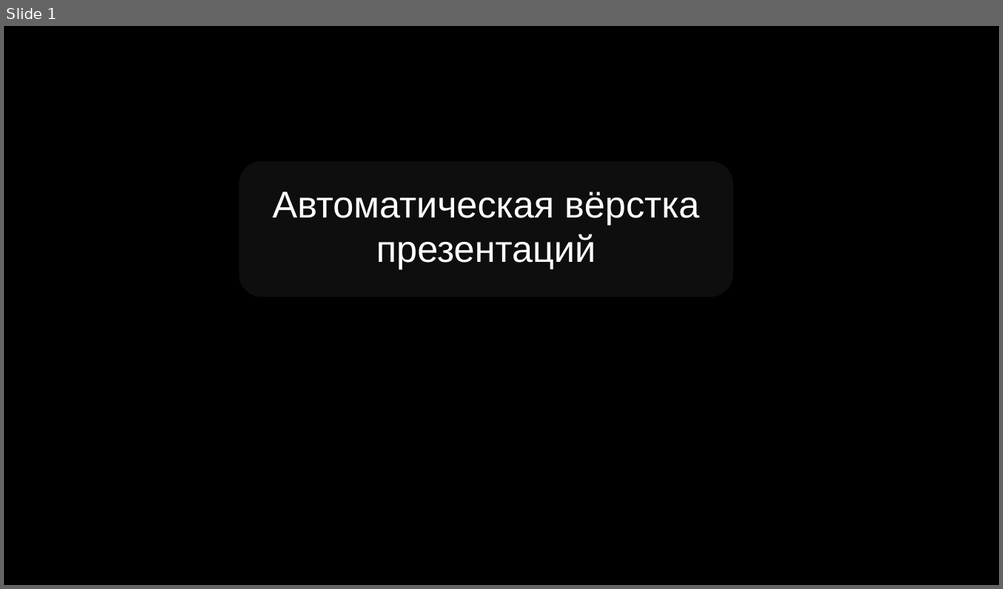
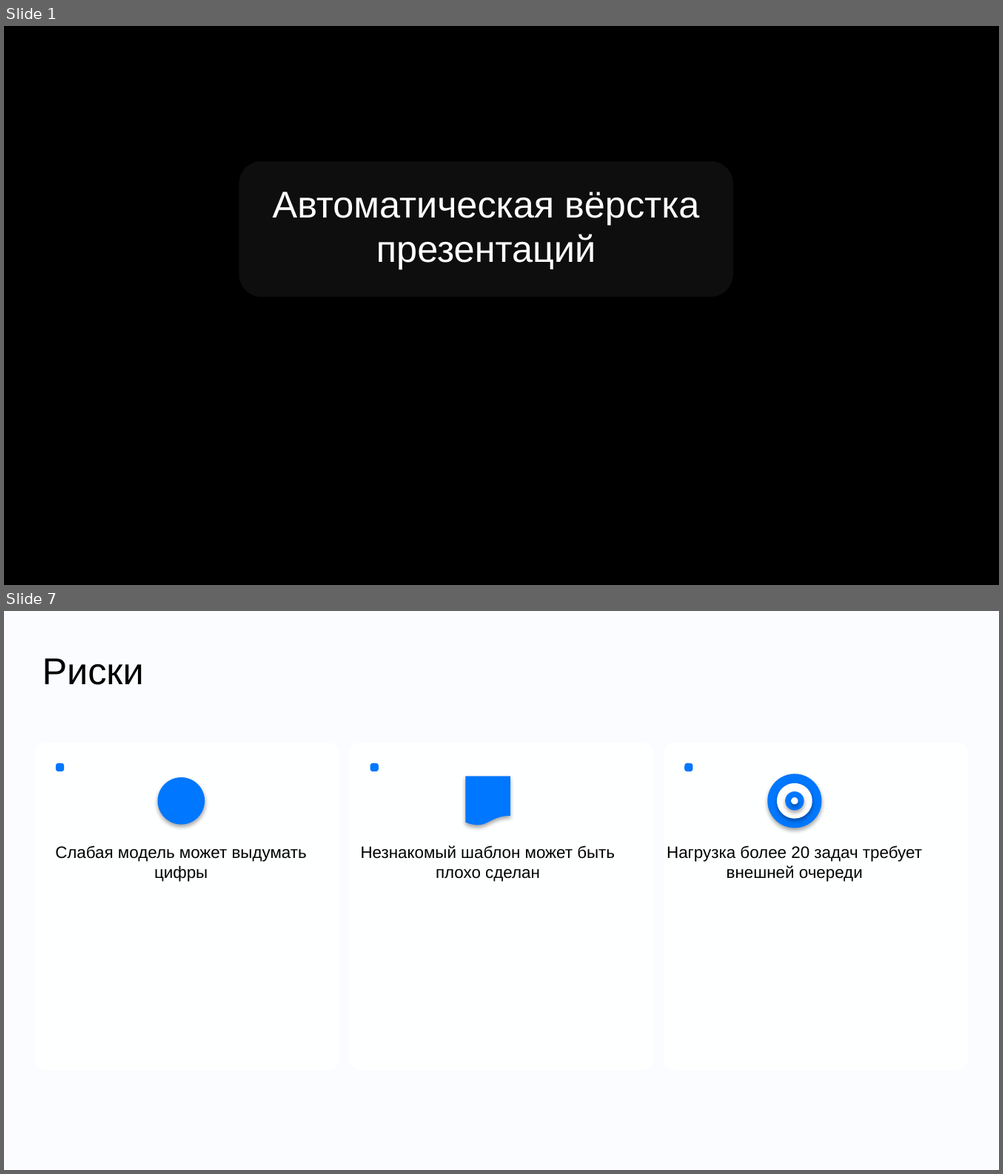
Before and after one commit to DiFoxenGit/-VKTechHackathon, a slide deck: samples/VK_Tech_шаблон__focus.pptx. Shown one above the other, each under a label of ours: slide 1 before the commit, slides 1 and 7 after it; the slides between them are not shown. The pictures are 1003x589 and 1003x1174 pixels, drawn with LibreOffice and Linux fonts; fonts in the diff are those of the drawing; background and template pictures are left out. Boxes give left, top, right and bottom in pixels: in the first picture for what was removed or moved away, otherwise in the second. Text is boxed around its words. In the diff, an @@ line names an element or a change of style, - is before the commit and + after.

```diff
--- a/samples/VK_Tech_шаблон__focus.pptx
+++ b/samples/VK_Tech_шаблон__focus.pptx
@@ slide 7 added at bbox=[4, 611, 999, 1170], background #FAFCFF @@
@@ text added at bbox=[42, 658, 144, 685], 27.1 pt, text #000000 @@
+Риски
@@ rounded rectangle added at bbox=[35, 742, 339, 1071], fill #FEFFFF @@
@@ rounded rectangle added at bbox=[349, 742, 654, 1071], fill #FEFFFF @@
@@ rounded rectangle added at bbox=[663, 742, 967, 1071], fill #FEFFFF @@
@@ rounded rectangle added at bbox=[56, 763, 64, 771], fill #0077FF @@
@@ rounded rectangle added at bbox=[370, 763, 378, 771], fill #0077FF @@
@@ rounded rectangle added at bbox=[684, 763, 692, 771], fill #0077FF @@
@@ ellipse added at bbox=[157, 777, 204, 824], fill #0077FF @@
@@ flow chart document added at bbox=[466, 776, 510, 826], fill #0077FF @@
@@ ellipse added at bbox=[767, 774, 820, 828], fill #0077FF @@
@@ ellipse added at bbox=[777, 783, 813, 819], fill #FFFFFF @@
@@ ellipse added at bbox=[785, 792, 804, 811], fill #0077FF @@
@@ ellipse added at bbox=[791, 798, 798, 805], fill #FFFFFF @@
@@ text added at bbox=[55, 846, 307, 882], 12 pt, text #000000 @@
+Слабая модель может выдумать цифры
@@ text added at bbox=[361, 846, 614, 882], 12 pt, text #000000 @@
+Незнакомый шаблон может быть плохо сделан
@@ text added at bbox=[666, 846, 922, 882], 12 pt, text #000000 @@
+Нагрузка более 20 задач требует внешней очереди
```
Also in this commit, not shown: 4 slides changed, 4 other slides added, 5 slides removed, 27 other files.
